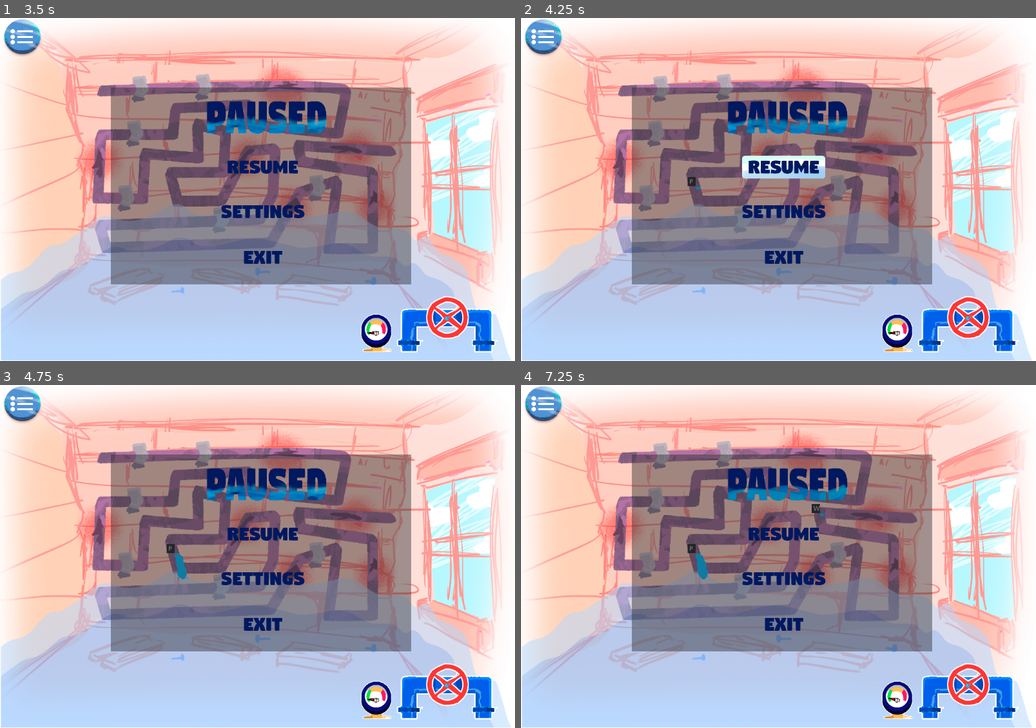
Above: before the commit, frames 1-4 (two rows, left to right).
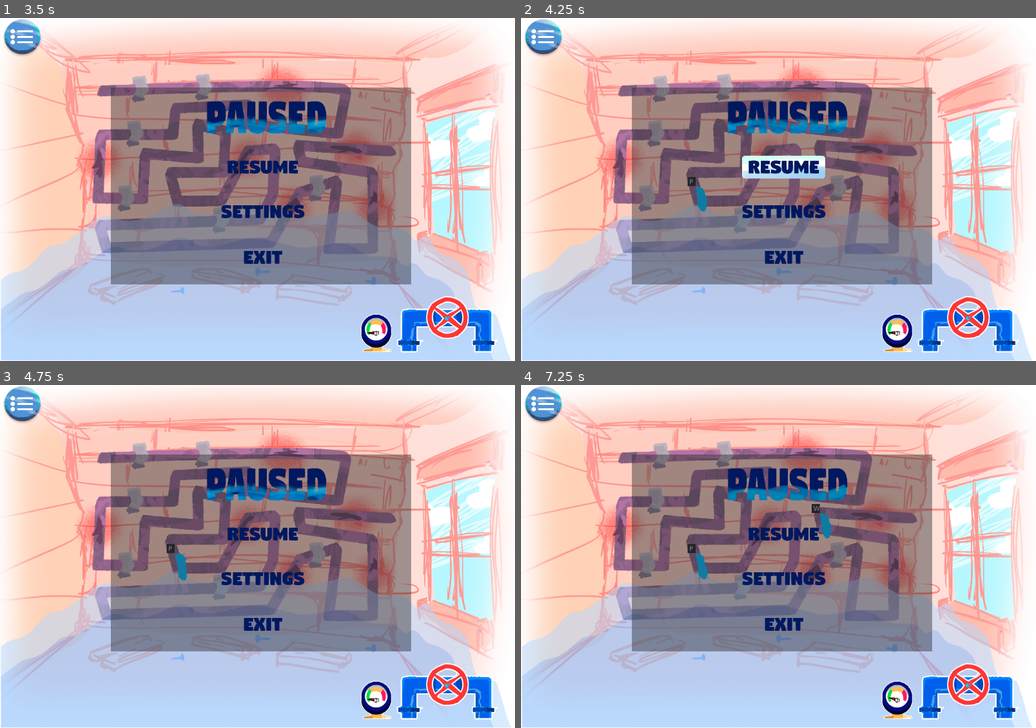
Above: after the commit, the same moments.

Repository: batomow/COMPILER
Game: Godot game, scene res://Main Scenes/MainMenu/MainMenu.tscn
The game is run twice, just before and just after one commit, with the same random seed, the same clock (stepped at 60 frames per second) and the same inputs.
Inputs (mouse positions are in pixels of both pictures, inside the frame that each line leads up to):
- Up to frame 1 (3.5 s): click "Play" at 0.5 s; click (20, 38) at 1.25 s; click (262, 165) at 2 s; click (20, 38) at 2.75 s
- Up to frame 2 (4.25 s): click (783, 165) at 3.5 s
- Up to frame 3 (4.75 s): click (20, 405) at 4.25 s
- Up to frame 4 (7.25 s): click (783, 532) at 5 s; click (783, 577) at 5.75 s; tap Enter at 6.5 s; drag from (969, 683) to (830, 481) at 6.52 s

Frame 1 is identical in both runs. In frame 2, 0.1% of the frame differs, in the area x 33-74%, y 49-93%; in frame 3, less than 0.1%; in frame 4, 0.2%, in the area x 33-74%, y 37-93%.
Error in both runs: Invalid get index 'game_states' (on base: 'Node2D (Game.tscn::1)').

Commit message:
Fixes 'medidor' stutter

Diff:
--- a/Main Scenes/Game/Fuga.tscn
+++ b/Main Scenes/Game/Fuga.tscn
@@ -1,63 +1,24 @@
 [gd_scene load_steps=18 format=2]
 
-[ext_resource path="res://Art/agua larga/agua_larga_1.png" type="Texture" id=1]
-[ext_resource path="res://Art/agua larga/agua_larga_2.png" type="Texture" id=2]
-[ext_resource path="res://Art/agua larga/agua_larga_3.png" type="Texture" id=3]
-[ext_resource path="res://Art/agua larga/agua_larga_4.png" type="Texture" id=4]
-[ext_resource path="res://Art/agua larga/agua_larga_5.png" type="Texture" id=5]
-[ext_resource path="res://Art/agua larga/agua_larga_6.png" type="Texture" id=6]
-[ext_resource path="res://Art/agua larga/agua_larga_7.png" type="Texture" id=7]
-[ext_resource path="res://Art/agua larga/agua_larga_8.png" type="Texture" id=8]
-[ext_resource path="res://Art/agua larga/agua_larga_9.png" type="Texture" id=9]
-[ext_resource path="res://Art/agua larga/agua_larga_10.png" type="Texture" id=10]
-[ext_resource path="res://Art/agua larga/agua_larga_11.png" type="Texture" id=11]
-[ext_resource path="res://Art/agua larga/agua_larga_12.png" type="Texture" id=12]
-[ext_resource path="res://Art/agua larga/agua_larga_13.png" type="Texture" id=13]
-[ext_resource path="res://Art/agua larga/agua_larga_14.png" type="Texture" id=14]
-
-[sub_resource type="GDScript" id=1]
-script/source = "extends Node2D
-
-class_name Fuga
-
-var anim:Array
-var key:Label
-
-var letter:String setget _set_letter
-var state:int setget _set_anim
-
-const FLOODING_RATE_LOW := 0.01
-const FLOODING_RATE_NORMAL := 0.02
-var current_flooding_rate:float
-
-func _ready():
-	anim = get_node(\"Animations\").get_children()
-	key = get_node(\"Letter/Panel/Label\")
-
-func _set_letter(value):
-	letter = value
-	key.text = value
-
-func _set_anim(value):
-	state = value
-	if value == GM.EFUGA.SPAWN:
-		anim[0].visible = true
-		anim[1].visible = false
-		current_flooding_rate = FLOODING_RATE_NORMAL
-	elif value == GM.EFUGA.HELD:
-		current_flooding_rate = FLOODING_RATE_LOW
-		anim[0].visible = false
-		anim[1].visible = true
-	elif value == GM.EFUGA.PATCH:
-		current_flooding_rate = 0
-
-func _on_Timer_timeout():
-	GM.update_flooding(current_flooding_rate)
-"
+[ext_resource path="res://Scripts/Fuga.tres.gd" type="Script" id=1]
+[ext_resource path="res://Art/agua larga/agua_larga_1.png" type="Texture" id=2]
+[ext_resource path="res://Art/agua larga/agua_larga_2.png" type="Texture" id=3]
+[ext_resource path="res://Art/agua larga/agua_larga_3.png" type="Texture" id=4]
+[ext_resource path="res://Art/agua larga/agua_larga_4.png" type="Texture" id=5]
+[ext_resource path="res://Art/agua larga/agua_larga_5.png" type="Texture" id=6]
+[ext_resource path="res://Art/agua larga/agua_larga_6.png" type="Texture" id=7]
+[ext_resource path="res://Art/agua larga/agua_larga_7.png" type="Texture" id=8]
+[ext_resource path="res://Art/agua larga/agua_larga_8.png" type="Texture" id=9]
+[ext_resource path="res://Art/agua larga/agua_larga_9.png" type="Texture" id=10]
+[ext_resource path="res://Art/agua larga/agua_larga_10.png" type="Texture" id=11]
+[ext_resource path="res://Art/agua larga/agua_larga_11.png" type="Texture" id=12]
+[ext_resource path="res://Art/agua larga/agua_larga_12.png" type="Texture" id=13]
+[ext_resource path="res://Art/agua larga/agua_larga_13.png" type="Texture" id=14]
+[ext_resource path="res://Art/agua larga/agua_larga_14.png" type="Texture" id=15]
 
 [sub_resource type="SpriteFrames" id=2]
 animations = [ {
-"frames": [ ExtResource( 1 ), ExtResource( 2 ), ExtResource( 3 ), ExtResource( 4 ), ExtResource( 5 ), ExtResource( 6 ), ExtResource( 7 ), ExtResource( 8 ), ExtResource( 9 ), ExtResource( 10 ), ExtResource( 11 ), ExtResource( 12 ), ExtResource( 13 ), ExtResource( 14 ) ],
+"frames": [ ExtResource( 2 ), ExtResource( 3 ), ExtResource( 4 ), ExtResource( 5 ), ExtResource( 6 ), ExtResource( 7 ), ExtResource( 8 ), ExtResource( 9 ), ExtResource( 10 ), ExtResource( 11 ), ExtResource( 12 ), ExtResource( 13 ), ExtResource( 14 ), ExtResource( 15 ) ],
 "loop": true,
 "name": "agua",
 "speed": 12.0
@@ -65,14 +26,14 @@
 
 [sub_resource type="SpriteFrames" id=3]
 animations = [ {
-"frames": [ ExtResource( 1 ), ExtResource( 2 ), ExtResource( 3 ) ],
+"frames": [ ExtResource( 2 ), ExtResource( 3 ), ExtResource( 4 ) ],
 "loop": true,
 "name": "default",
 "speed": 12.0
 } ]
 
 [node name="Node2D" type="Node2D"]
-script = SubResource( 1 )
+script = ExtResource( 1 )
 
 [node name="Animations" type="Node2D" parent="."]
 
@@ -81,13 +42,14 @@
 scale = Vector2( 0.16, 0.16 )
 frames = SubResource( 2 )
 animation = "agua"
-frame = 7
+frame = 5
 playing = true
 centered = false
 
 [node name="Animation2" type="AnimatedSprite" parent="Animations"]
 scale = Vector2( 0.2, 0.21 )
 frames = SubResource( 3 )
+frame = 2
 playing = true
 centered = false
 
@@ -107,7 +69,3 @@
 margin_right = 4.5
 margin_bottom = 7.0
 text = "A"
-
-[node name="Timer" type="Timer" parent="."]
-autostart = true
-[connection signal="timeout" from="Timer" to="." method="_on_Timer_timeout"]
--- a/Main Scenes/Game/RiskMeter.tscn
+++ b/Main Scenes/Game/RiskMeter.tscn
@@ -13,7 +13,7 @@
 onready var pluma = $Pluma
 
 func _process(delta):
-	pluma.rect_rotation = risk_level + 180*GM.flood_level
+	pluma.rect_rotation = clamp(risk_level + 180*GM.flood_level, LOWERBOUND, UPPERBOUND)
 "
 
 [node name="RiskMeter" type="Control"]
--- a/Main Scenes/Game/Valvula.tscn
+++ b/Main Scenes/Game/Valvula.tscn
@@ -39,9 +39,5 @@
 
 [node name="CollisionShape2D" type="CollisionShape2D" parent="Rosca"]
 scale = Vector2( 0.5, 0.5 )
-shape = SubResource( 3 )
-
-[node name="Timer" type="Timer" parent="."]
-autostart = true
+shape = SubResource( 2 )
 [connection signal="input_event" from="Rosca" to="." method="_on_Rosca_input_event"]
-[connection signal="timeout" from="Timer" to="." method="_on_Timer_timeout"]
--- a/Main Scenes/Global/GameManager.tscn
+++ b/Main Scenes/Global/GameManager.tscn
@@ -13,10 +13,29 @@
 var current_state:int = game_states.NOT_PAUSED
 
 var flood_level:float = 0
+var emptying_velocity:float = 0
 
-func update_flooding(value:float):
-	flood_level = clamp(flood_level + value, 0, 1)
+var small_leaks:int = 0
+var big_leaks:int = 0
 
+const EMPTYING_AMOUNT := 0.24
+const BIG_LEAK := 0.02
+const SMALL_LEAK := 0.01
+
+func _process(delta):
+	flood_level = clamp(flood_level + (big_leaks * BIG_LEAK + small_leaks * SMALL_LEAK - emptying_velocity * EMPTYING_AMOUNT) * delta, 0, INF)
+	print(flood_level)
+
+func change_to_small_leak():
+	big_leaks -= 1
+	small_leaks += 1
+
+func change_to_big_leak():
+	big_leaks += 1
+	small_leaks = clamp(small_leaks - 1, 0, INF)
+
+func delete_leak():
+	big_leaks -= 1
 "
 
 [node name="GameManager" type="Node"]
--- /dev/null
+++ b/Scripts/Fuga.tres.gd
@@ -0,0 +1,30 @@
+extends Node2D
+
+class_name Fuga
+
+var anim:Array
+var key:Label
+
+var letter:String setget _set_letter
+var state:int setget _set_anim
+
+func _ready():
+	anim = get_node("Animations").get_children()
+	key = get_node("Letter/Panel/Label")
+
+func _set_letter(value):
+	letter = value
+	key.text = value
+
+func _set_anim(value):
+	state = value
+	if value == GM.EFUGA.SPAWN:
+		anim[0].visible = true
+		anim[1].visible = false
+		GM.change_to_big_leak()
+	elif value == GM.EFUGA.HELD:
+		anim[0].visible = false
+		anim[1].visible = true
+		GM.change_to_small_leak()
+	elif value == GM.EFUGA.PATCH:
+		GM.delete_leaK()
--- a/Scripts/Valvula.tres.gd
+++ b/Scripts/Valvula.tres.gd
@@ -4,8 +4,6 @@
 
 var dragging:bool = false
 onready var rosca = $Rosca/Sprite2D
-const EMPTYING_AMOUNT = 0.24
-var emptying_velocity:float = 0
 
 func _on_Rosca_input_event(viewport, event, shape_idx):
 	if event is InputEventMouseButton:
@@ -27,7 +25,4 @@
 		dragging = false
 	if not dragging and rosca.rotation_degrees > 0:
 		rosca.rotate(-1 * GM.DIFFICULTY * delta)
-	emptying_velocity = rosca.rotation_degrees / (360 * GM.DIFFICULTY)
-
-func _on_Timer_timeout():
-	GM.update_flooding( -emptying_velocity * EMPTYING_AMOUNT)
+	GM.emptying_velocity = rosca.rotation_degrees / (360 * GM.DIFFICULTY)
--- a/project.godot
+++ b/project.godot
@@ -10,11 +10,17 @@
 
 _global_script_classes=[ {
 "base": "Node2D",
+"class": "Fuga",
+"language": "GDScript",
+"path": "res://Scripts/Fuga.tres.gd"
+}, {
+"base": "Node2D",
 "class": "Valvula",
 "language": "GDScript",
 "path": "res://Scripts/Valvula.tres.gd"
 } ]
 _global_script_class_icons={
+"Fuga": "",
 "Valvula": ""
 }
 
Not shown: 2 places in Main Scenes/Game/Valvula.tscn that only renumber resources
